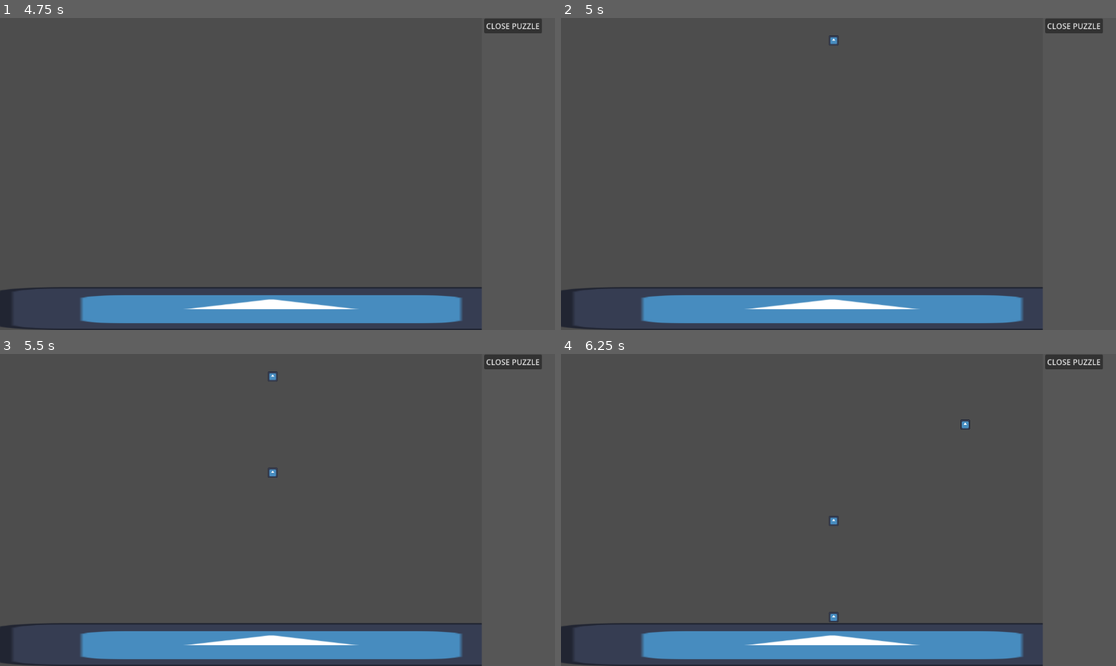
Above: before the commit, frames 1-4 (two rows, left to right).
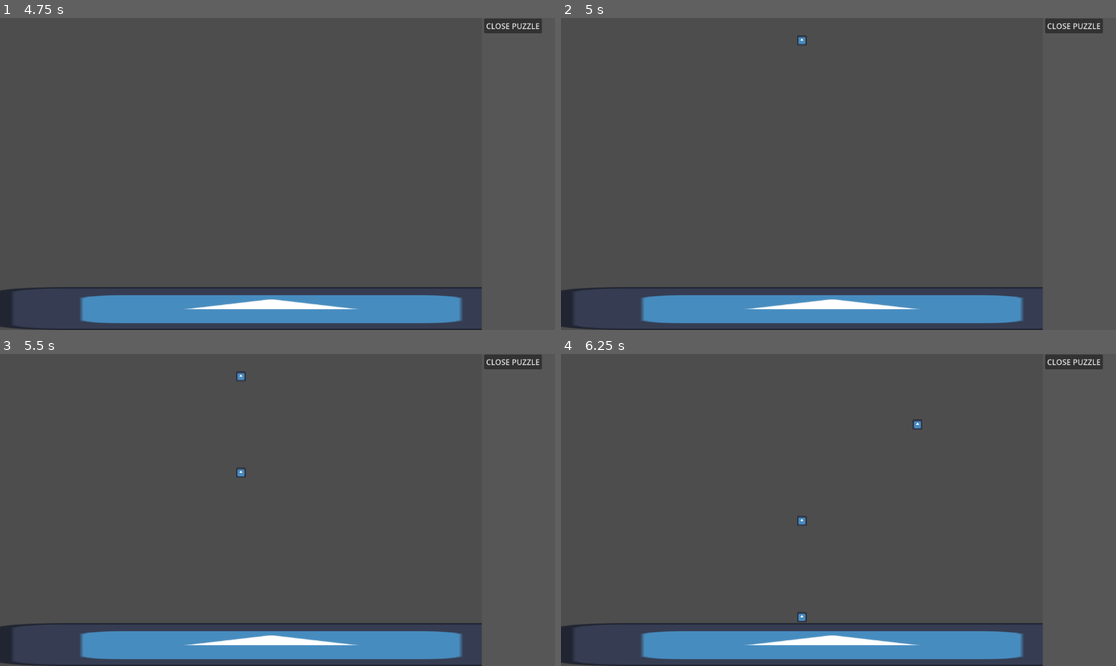
Above: after the commit, the same moments.

Repository: jphulse/591_escape_room
Game: Godot game, scene res://main/main.tscn
Two runs of this game, one before a commit and one after it. Both use one fixed random seed, a clock stepped at 60 frames per second and the inputs below. The engine's default icon, where the game draws it, is replaced by a stand-in: a white triangle on a blue panel in a dark square.
Inputs (mouse positions are in pixels of both pictures, inside the frame that each line leads up to):
- Up to frame 1 (4.75 s): tap Enter at 0.5, 2.75, 4.25 s; move the mouse to (249, 236) at 0.52 s; hold W (move_up) 0.53-2.03 s; tap E (interact) every 0.75 s from 0.6 to 4.35 s; move the mouse to (444, 220) at 1.27 s; tap Space at 2, 3.5 s; move the mouse to (111, 127) at 2.02 s; hold A (move_left) 2.03-3.53 s; move the mouse to (305, 174) at 2.77 s; move the mouse to (194, 96) at 3.52 s; hold S (move_down) 3.53-4.28 s; move the mouse to (399, 158) at 4.27 s; hold D (move_right) from 4.28 s (still down)
- Up to frame 2 (5 s): keep holding D (move_right)
- Up to frame 3 (5.5 s): tap Space at 5 s; move the mouse to (166, 525) at 5.02 s; release D (move_right) at 5.03 s; hold W (move_up) from 5.03 s (still down); tap E (interact) at 5.1 s
- Up to frame 4 (6.25 s): move the mouse to (894, 441) at 5.77 s; release W (move_up) at 5.78 s; hold D (move_right) from 5.78 s (still down); tap E (interact) at 5.85 s

Frame 1 is identical in both runs. In frame 2, less than 0.1% of the frame differs, in the area x 42-50%, y 5-9%; in frame 3, 0.2%; in frame 4, 0.3%, in the area x 42-74%, y 20-86%.

Commit message:
Made autoload for handling viewport size concerns

Diff:
--- /dev/null
+++ b/escape-room/autoloads/subviewport_info.gd
@@ -0,0 +1,3 @@
+extends Node
+
+var viewport_dimensions : Vector2 = Vector2(1152, 648)
--- a/escape-room/project.godot
+++ b/escape-room/project.godot
@@ -15,9 +15,14 @@
 config/features=PackedStringArray("4.6", "GL Compatibility")
 config/icon="res://icon.svg"
 
+[autoload]
+
+SubviewportInfo="*uid://pgr6pr0lirvk"
+
 [file_customization]
 
 folder_colors={
+"res://autoloads/": "teal",
 "res://interactable/": "blue",
 "res://main/": "blue",
 "res://player/": "blue",
--- a/escape-room/puzzle_ui/puzzle_ui.gd
+++ b/escape-room/puzzle_ui/puzzle_ui.gd
@@ -17,6 +17,7 @@
 func open_puzzle(scene : PackedScene, source : Interactable = null) -> void:
 	if current_puzzle != null:
 		return
+	SubviewportInfo.viewport_dimensions = viewport_container.size
 	current_source = source
 	visible = true
 	get_tree().paused = true
--- a/escape-room/puzzles/microgames/rythym/rythym_microgame.gd
+++ b/escape-room/puzzles/microgames/rythym/rythym_microgame.gd
@@ -25,6 +25,7 @@
 # Called when the node enters the scene tree for the first time.
 func _ready() -> void:
 	super._ready()
+	right_endpoint.position.x = SubviewportInfo.viewport_dimensions.x - left_ednpoint.position.x
 	assert(len(input_actions) >= 1, "Did not set any input actions for this scene, set these in inspector")
 	var delta := (right_endpoint.position.x - left_ednpoint.position.x) / (len(input_actions) + 1)
 	var delta_mult := 1
Not shown, added: escape-room/autoloads/subviewport_info.gd.uid
